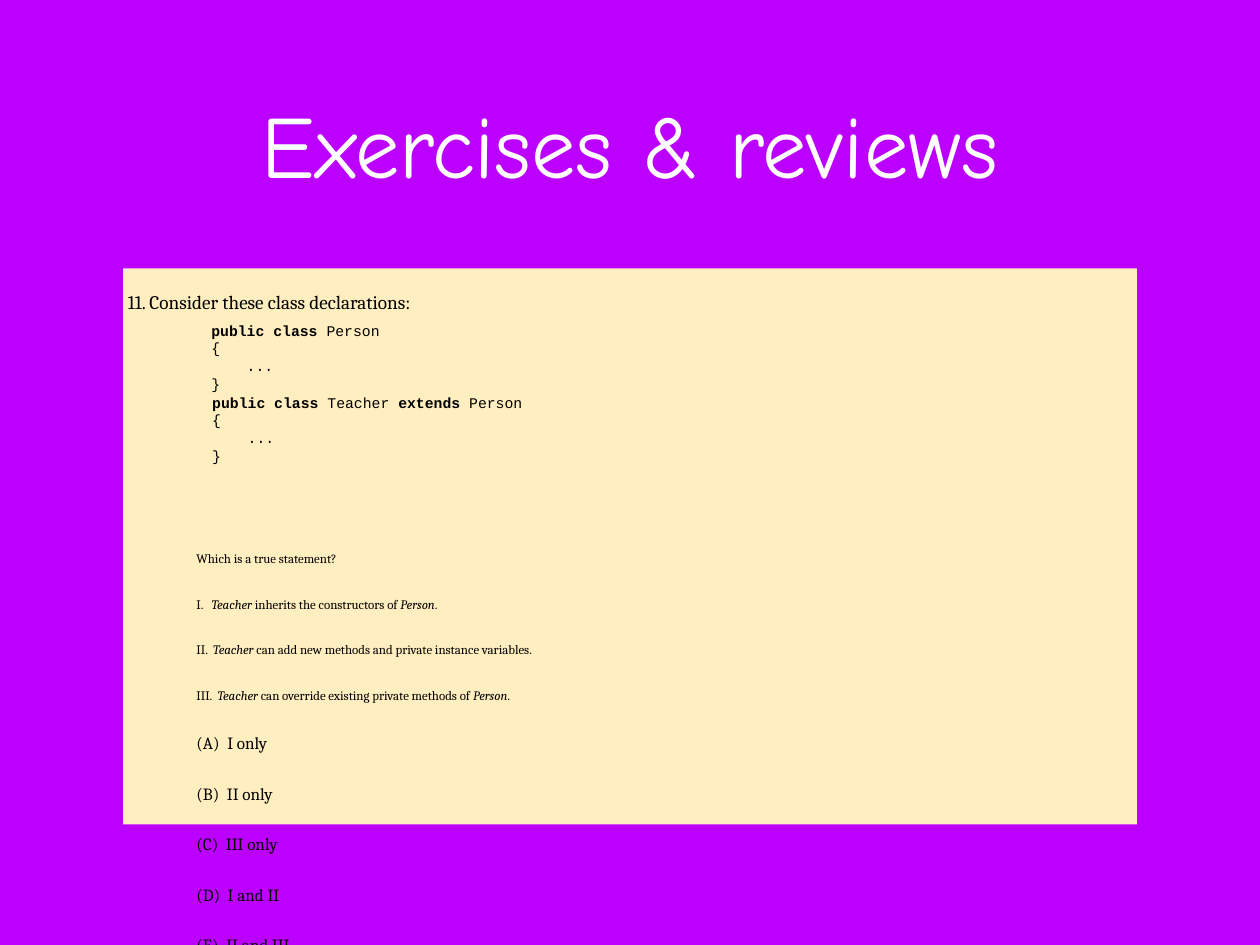
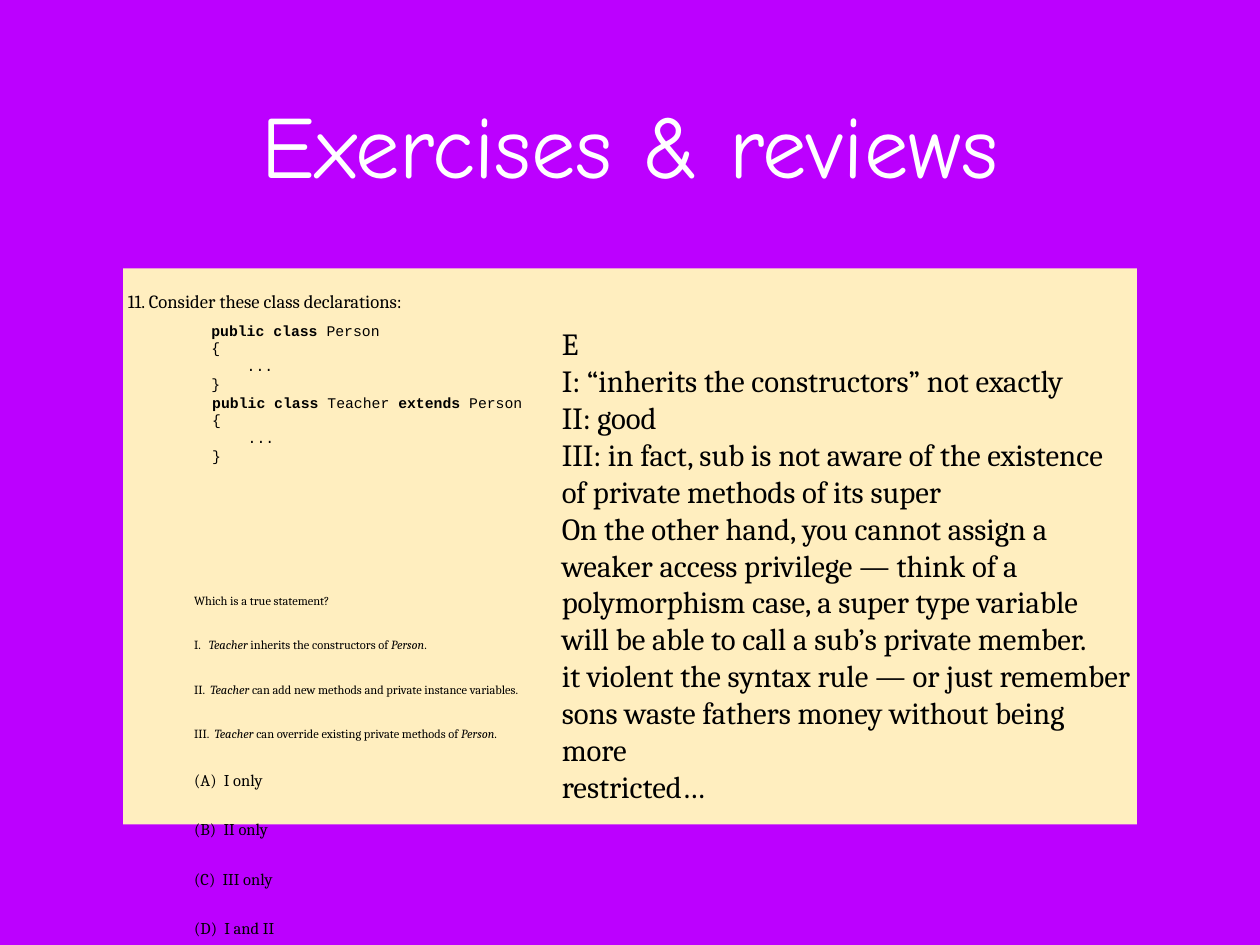
Before and after one commit to difficultcho/AP-A-2018.01.27--, a slide deck: slide 181 of AP计算机A-2018.01.27-张淼.pptx (slide 180 before the commit). Drawn at 1260x945 pixels with LibreOffice and Linux fonts; fonts in the diff are those of the drawing; background and template pictures are left out. Boxes give left, top, right and bottom in pixels: in the first picture for what was removed or moved away, otherwise in the second. Text is boxed around its words. In the diff, an @@ line names an element or a change of style, - is before the commit and + after.

Commit message:
update to the last lecture

```diff
--- a/AP计算机A-2018.01.27-张淼.pptx
+++ b/AP计算机A-2018.01.27-张淼.pptx
@@ text "11. Consider these class declarations:" at [123,268,1137,825]: size 15.7 to 15.1 pt in "11. Consider these class declarations:"; size 10.4 to 10.1 pt in "Which is a true statement?", "I. Teacher inherits the constructors of Person.", "II. Teacher can add new methods and ...", "III. Teacher can override existing private methods ..."; size 13.9 to 13.4 pt in "(A) I only", "(B) II only", "(C) III only", "(D) I and II" and 1 more places; line spacing 33pt to 32pt; indent changed; line spacing 27pt to 26pt; line spacing 31pt to 30pt @@
@@ text added at [562,334,1130,799], 25 pt, text #000000 @@
+E
+I: “inherits the constructors” not exactly
+II: good
+III: in fact, sub is not aware of the existence
+of private methods of its super
+On the other hand, you cannot assign a
+weaker access privilege — think of a
+polymorphism case, a super type variable
+will be able to call a sub’s private member.
+it violent the syntax rule — or just remember
+sons waste fathers money without being more
+restricted…
```
Also in this commit, not shown: 42 other slides changed, 1 slide added.
